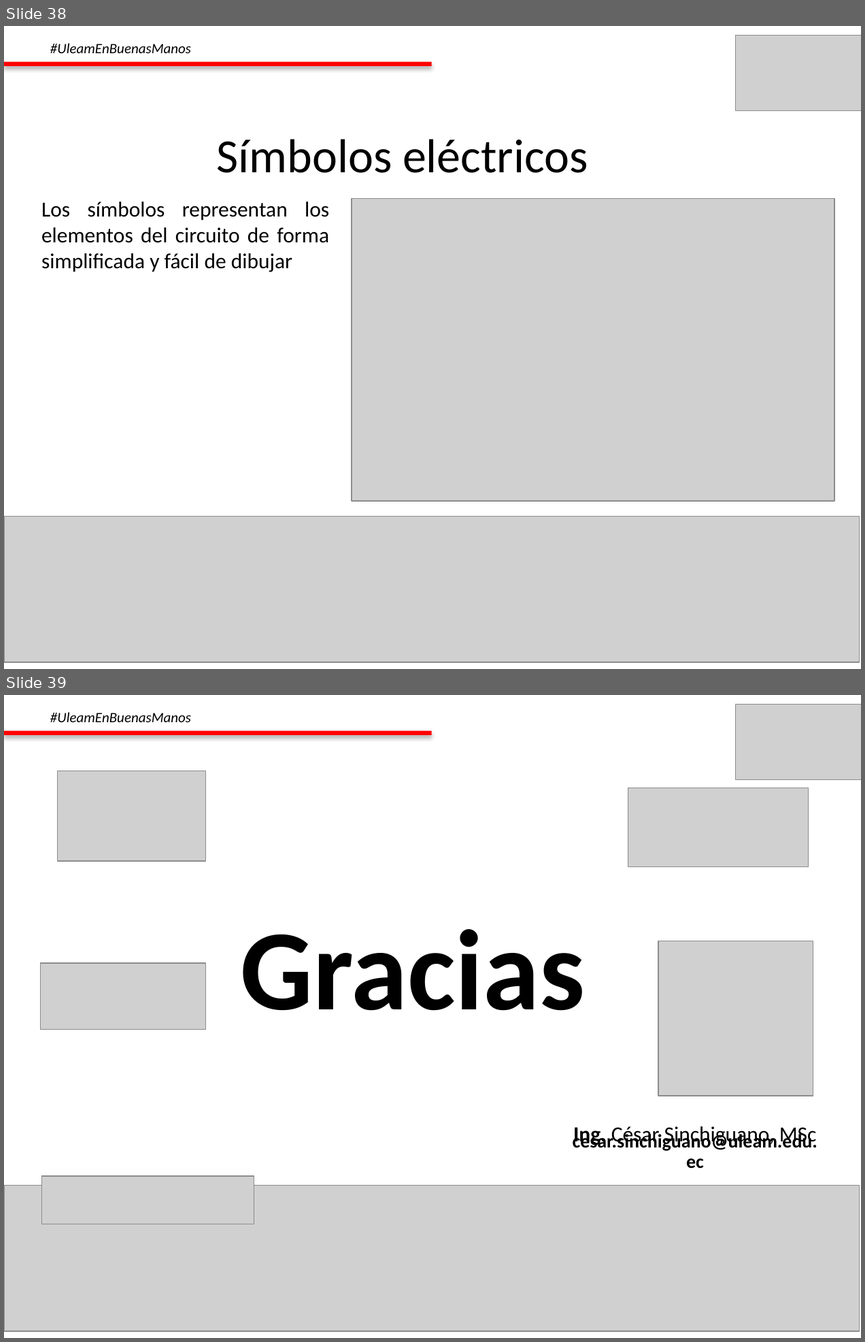
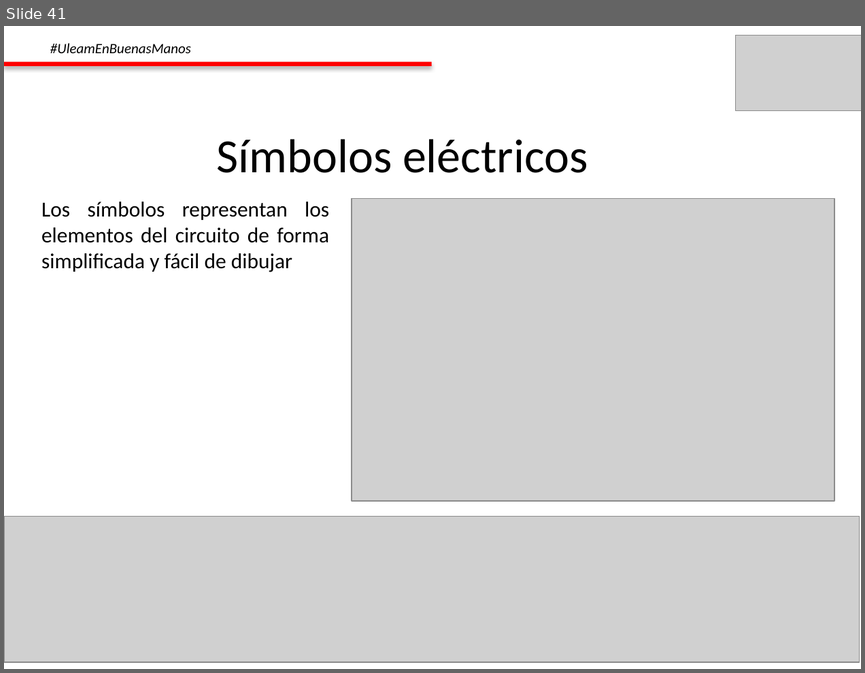
Before and after one commit to Sinchiguano/Electromechanical, a slide deck: INSTALACIONES ELECTRICAS/001_FUNDAMENTOS ELECTRICOS.pptx. Shown one above the other, each under a label of ours: slides 38 and 39 before the commit, slide 41 after it. The pictures are 865x1342 and 865x673 pixels, drawn with LibreOffice and Linux fonts; fonts in the diff are those of the drawing; grey boxes stand for pictures. Boxes give left, top, right and bottom in pixels: in the first picture for what was removed or moved away, otherwise in the second. Text is boxed around its words. In the diff, an @@ line names an element or a change of style, - is before the commit and + after.

```diff
--- a/INSTALACIONES ELECTRICAS/001_FUNDAMENTOS ELECTRICOS.pptx
+++ b/INSTALACIONES ELECTRICAS/001_FUNDAMENTOS ELECTRICOS.pptx
@@ slide 39 removed at (4,695,861,1338), background #FFFFFF @@
@@ text removed at (50,712,191,722) @@
-#UleamEnBuenasManos
@@ picture removed at (736,705,861,780) @@
@@ rectangle removed at (4,731,432,735) @@
@@ picture removed at (57,770,205,860) @@
@@ picture removed at (628,788,808,867) @@
@@ text removed at (241,929,585,1011) @@
-Gracias
@@ picture removed at (659,941,813,1095) @@
@@ picture removed at (40,963,205,1029) @@
@@ text removed at (572,1132,817,1168) @@
-cesar.sinchiguano@uleam.edu.ec
@@ title removed at (573,1126,817,1147) @@
-Ing. César Sinchiguano, MSc
@@ picture removed at (41,1176,254,1223) @@
@@ picture removed at (4,1185,859,1331) @@
@@ what was slide 38 is now slide 41 @@
```
Also in this commit, not shown: 1 slide changed, 3 slides added, 5 other files.
